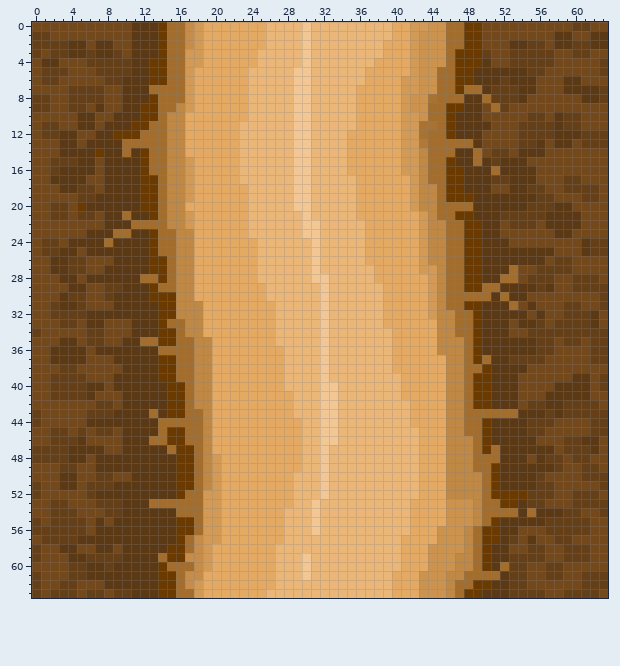
A pixel-art sprite gets an edit: Assets/Sprites/root1.png. The first picture shows the starting point.
The file is 64x64 pixels. Pixels under 10% opacity are left out. Colours within 5 levels of each other are drawn and written as one.
Once edited:
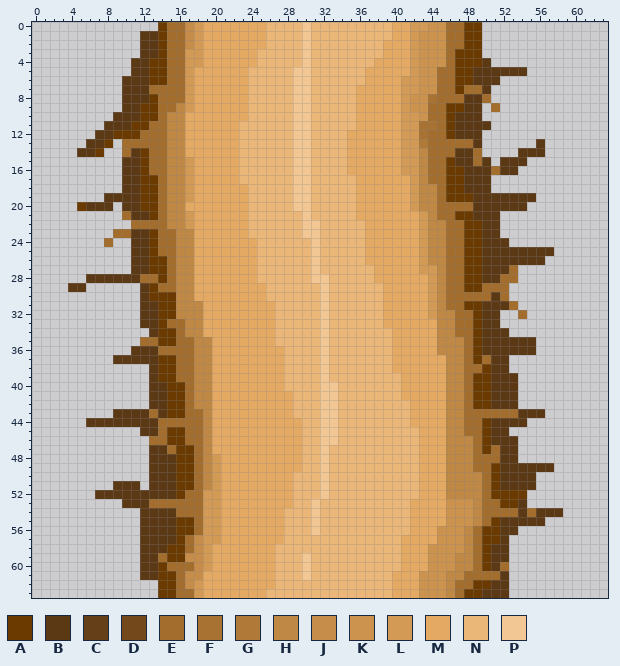
Palette (. is transparent): A #6a3a00  B #5b3915  C #653f17  D #73481b  E #a26d2d  F #a87332  G #b07938  H #c08845  J #c68d4a  K #cc934f  L #d39a55  M #e4a962  N #ebb779  P #f3c794
Log entry: Updating root images to use Tasha's transparent backgrounds
Change:
Changed rows in their new state; - is an unchanged pixel.
first column x 0:
 0 ..............------------------------------------..............
 1 ............--------------------------------------..............
 2 ............--------------------------------------..............
 3 ............--------------------------------------..............
 4 ...........----------------------------------------.............
 5 ...........--------------------------------------------.........
 6 ..........------------------------------------------............
 7 ..........-----------------------------------------.............
 8 ..........-----------------------------------------.............
 9 ..........----------------------------------------.-............
10 .........-----------------------------------------..............
11 ........-------------------------------------------.............
12 .......-------------------------------------------..............
13 ......--A.----------------------------------------......-.......
14 .....---..----------------------------------------....---.......
15 ..........-----------------------------------------.---.........
16 ..........--------------------------------------------..........
17 ..........-----------------------------------------.............
18 ..........-----------------------------------------.............
19 ........------------------------------------------------........
20 .....----.---------------------------------------------.........
21 ..........------------------------------------------............
22 ...........-----------------------------------------............
23 .........-------------------------------------------............
24 ........-..------------------------------------------...........
25 ...........-----------------------------------------------......
26 ...........----------------------------------------------.......
27 ...........-------------------------------------------..........
28 ......------------------------------------------------..........
29 ....--......----------------------------------------E...........
30 ............-----------------------------------------...........
31 ............------------------------------------------..........
32 ............----------------------------------------..E.........
33 ............----------------------------------------............
34 .............----------------------------------------...........
35 ............--------------------------------------------........
36 ...........---------------------------------------------........
37 .........--------------------------------------------...........
38 .............----------------------------------------...........
39 .............-----------------------------------------..........
40 .............-----------------------------------------..........
41 .............-----------------------------------------..........
42 .............-----------------------------------------..........
43 .........------------------------------------------------.......
44 ......-------------------------------------------------.........
45 ............-----------------------------------------...........
46 .............-----------------------------------------..........
47 .............-----------------------------------------..........
48 .............-----------------------------------------..........
49 .............---------------------------------------------......
50 .............-------------------------------------------........
51 .........---.-------------------------------------------........
52 .......------------------------------------------------.........
53 ..........---------------------------------------------.........
54 ............-----------------------------------------------.....
55 ............---------------------------------------------.......
56 ............------------------------------------------..........
57 ............-----------------------------------------...........
58 ............-----------------------------------------...........
59 ............-----------------------------------------...........
60 ............-----------------------------------------...........
61 ............-----------------------------------------...........
62 ..............---------------------------------------...........
63 ..............---------------------------------------...........
Boxes around the changes in both pictures, in picture pixels (x1, y1, x2, y2):
changed: (32, 22, 158, 598)
changed: (482, 22, 608, 598)
